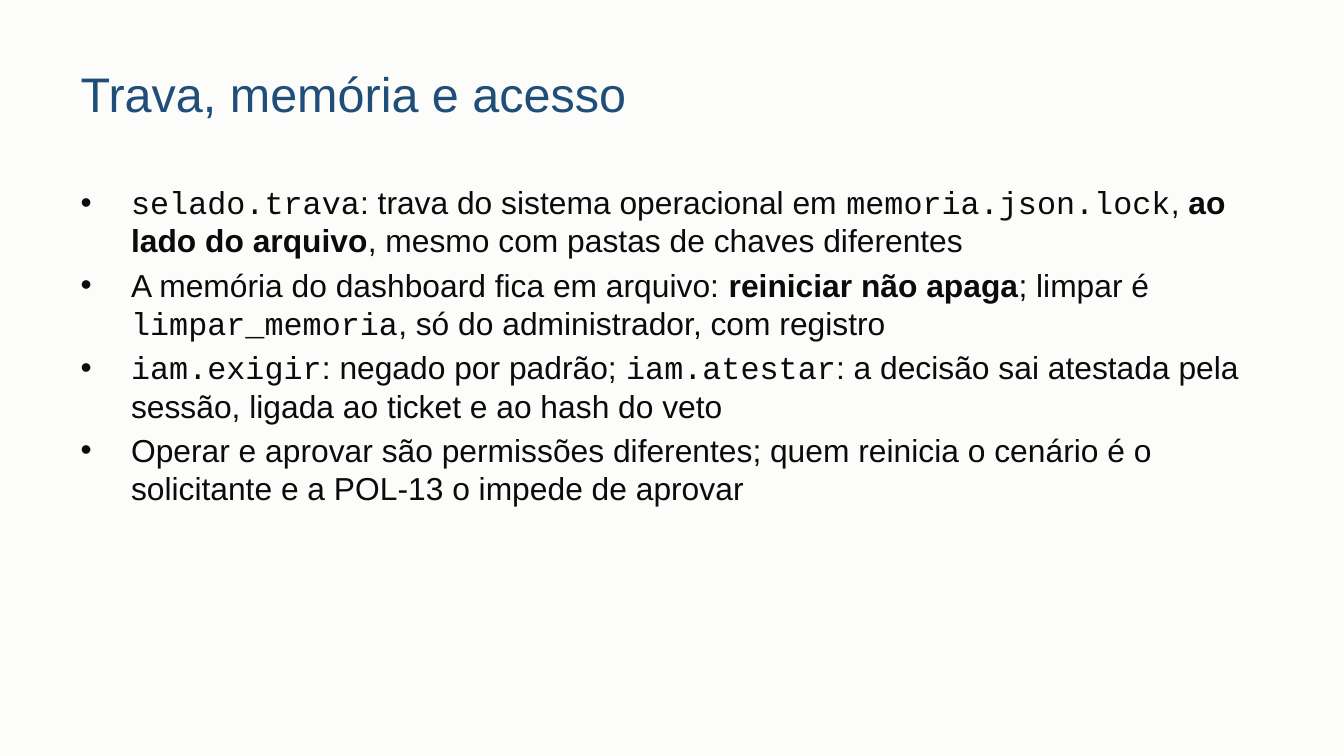
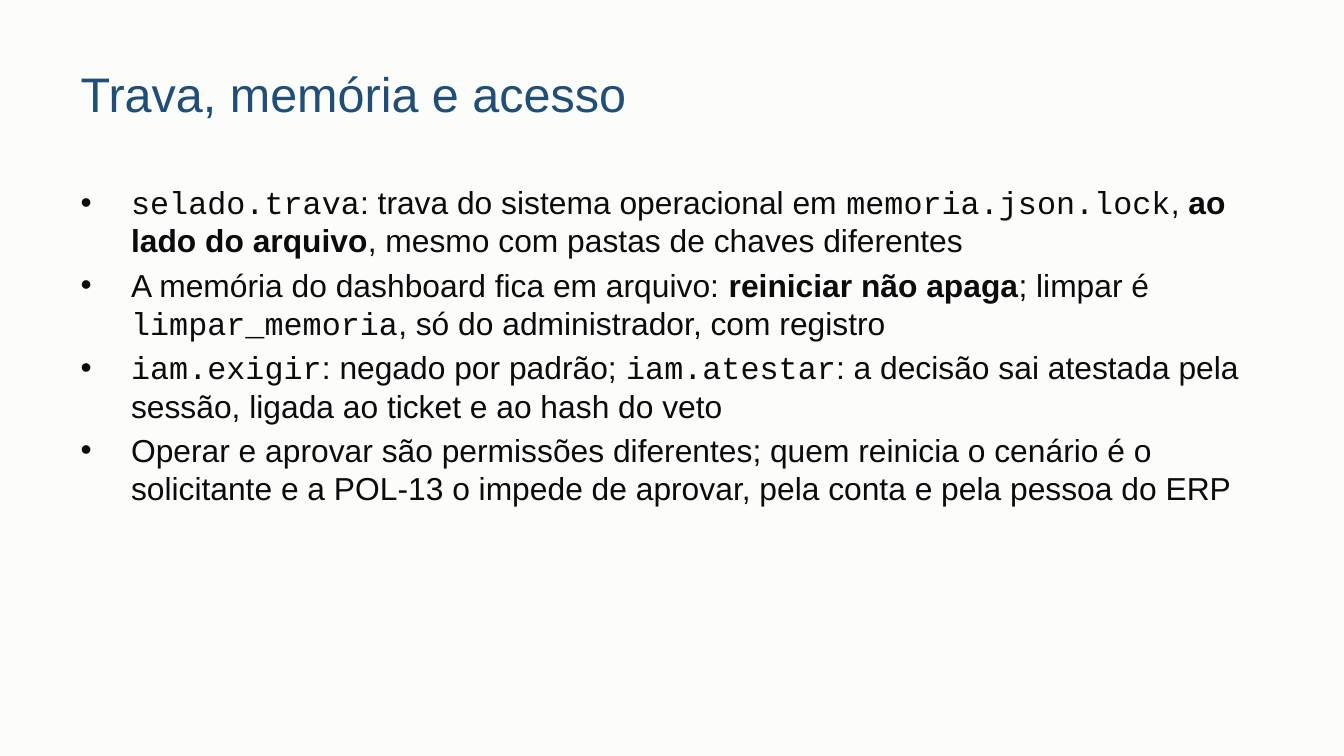
Before and after one commit to danrley-ribeiro/fin-dept-multiagents-project, a slide deck: slide 8 of entregas/dsm4/apresentacao/DSM4-apresentacao.pptx. Drawn at 1344x756 pixels with LibreOffice and Linux fonts; fonts in the diff are those of the drawing. Boxes give left, top, right and bottom in pixels: in the first picture for what was removed or moved away, otherwise in the second. Text is boxed around its words. In the diff, an @@ line names an element or a change of style, - is before the commit and + after.

```diff
--- a/entregas/dsm4/apresentacao/DSM4-apresentacao.pptx
+++ b/entregas/dsm4/apresentacao/DSM4-apresentacao.pptx
@@ text at (131,438,1231,506): text changed @@
-• Operar e aprovar são permissões diferentes; quem reinicia o cenário é o solicitante e a POL-13 o impede de aprovar
+• Operar e aprovar são permissões diferentes; quem reinicia o cenário é o solicitante e a POL-13 o impede de aprovar, pela conta e pela pessoa do ERP
```
Also in this commit, not shown: 1 other slide changed, 6 other files.
